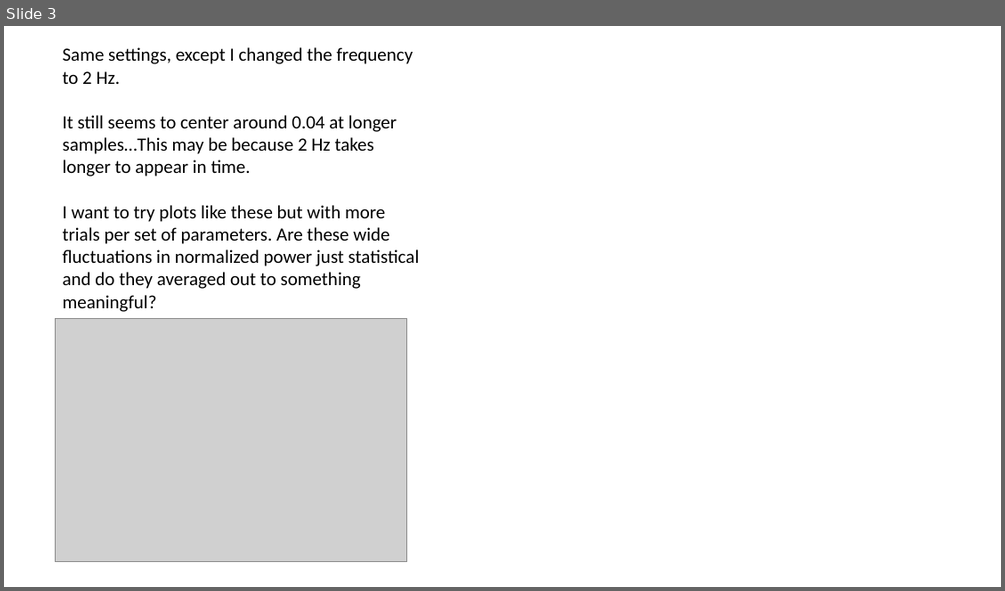
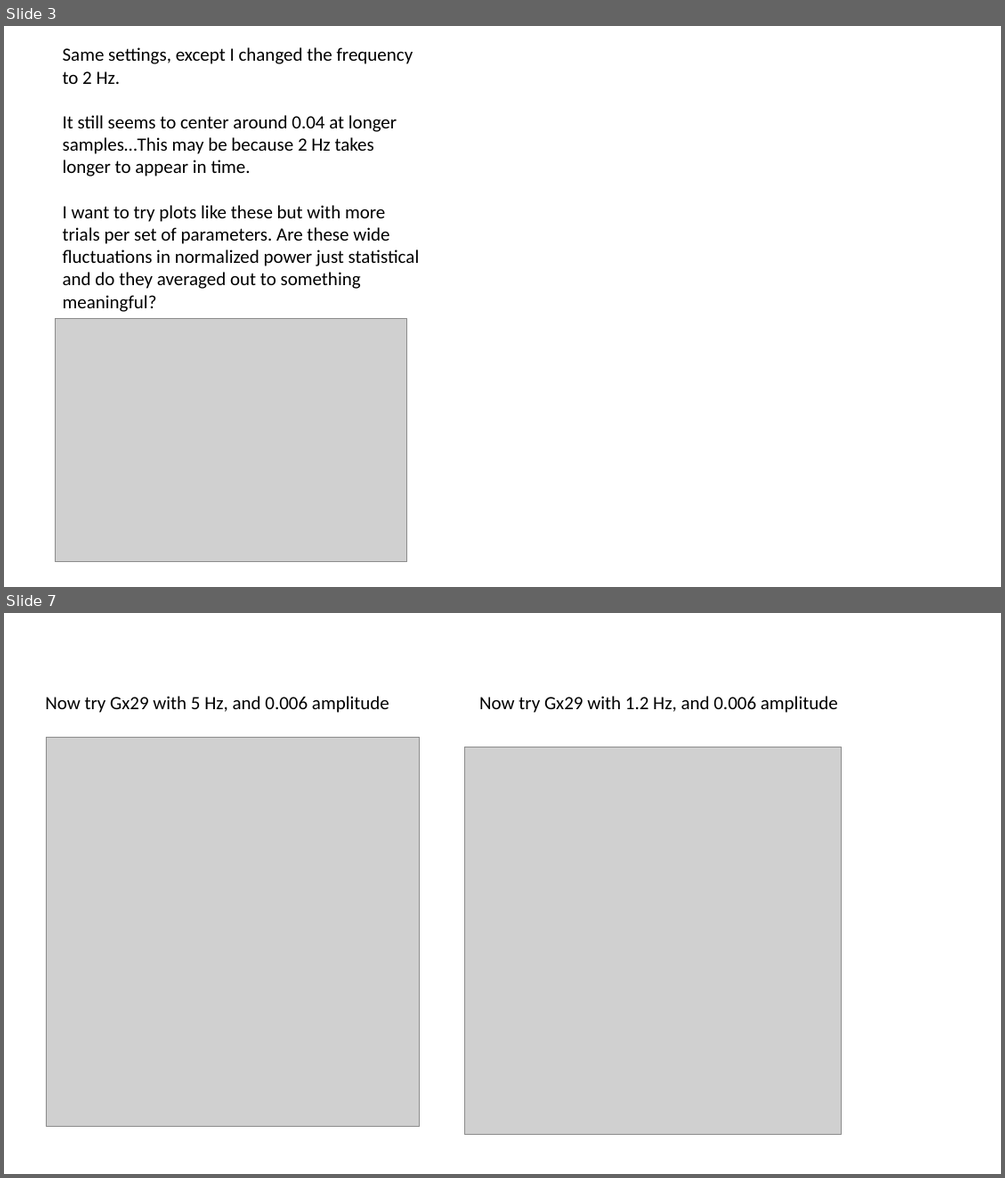
Before and after one commit to garretts-hub/GST_Work, a slide deck: Defining power.pptx. Shown one above the other, each under a label of ours: slide 3 before the commit, slides 3 and 7 after it; the slides between them are not shown. The pictures are 1005x591 and 1005x1178 pixels, drawn with LibreOffice and Linux fonts; fonts in the diff are those of the drawing; grey boxes stand for pictures. Boxes give left, top, right and bottom in pixels: in the first picture for what was removed or moved away, otherwise in the second. Text is boxed around its words. In the diff, an @@ line names an element or a change of style, - is before the commit and + after.

```diff
--- a/Defining power.pptx
+++ b/Defining power.pptx
@@ slide 7 added at bbox=[4, 613, 1001, 1174], background #FFFFFF @@
@@ text added at bbox=[45, 696, 389, 713], 18 pt, text #000000 @@
+Now try Gx29 with 5 Hz, and 0.006 amplitude
@@ text added at bbox=[479, 696, 838, 713], 18 pt, text #000000 @@
+Now try Gx29 with 1.2 Hz, and 0.006 amplitude
@@ picture added at bbox=[46, 737, 420, 1127] @@
@@ picture added at bbox=[465, 747, 841, 1135] @@
```
Also in this commit, not shown: 2 slides changed, 9 other slides added, 2 other files.
